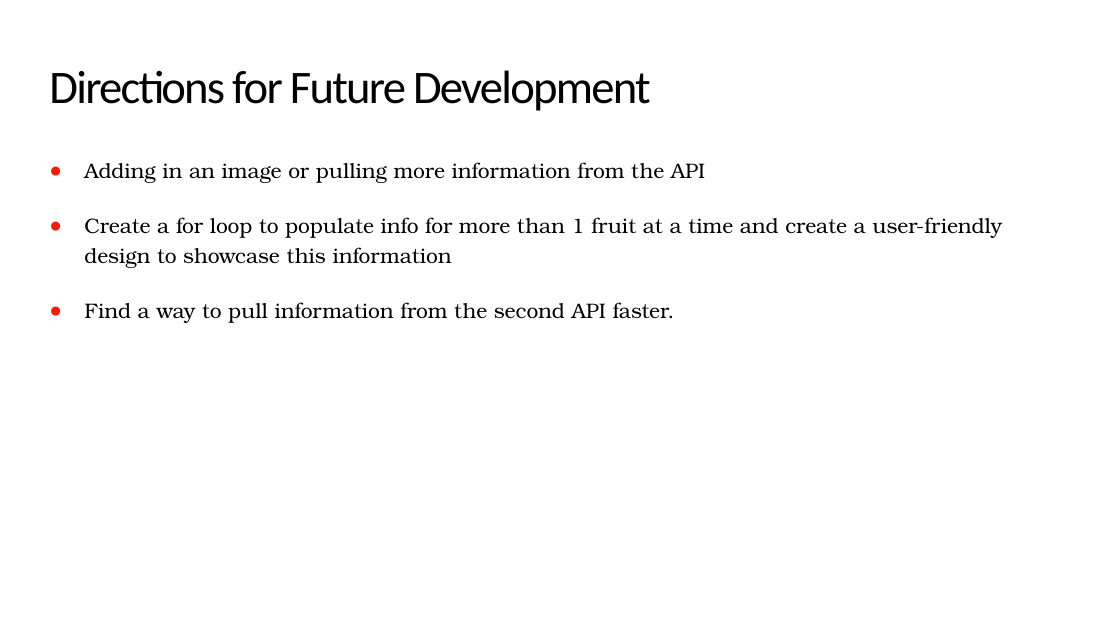
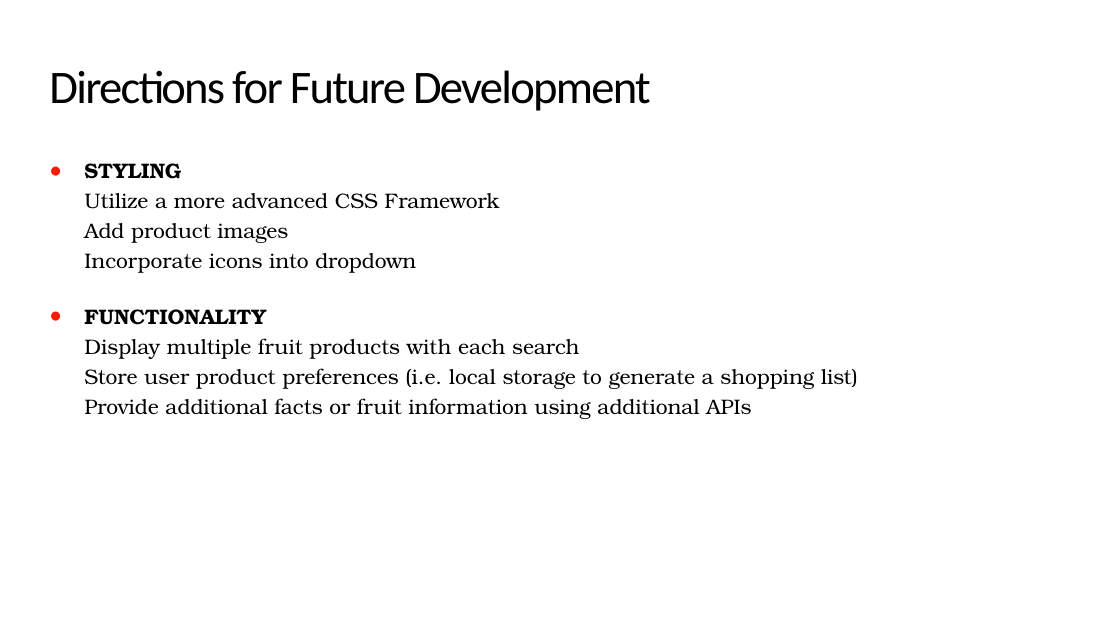
Before and after one commit to KatieThompson704/play-with-your-food, a slide deck: slide 8 of find-my-fruit_project1_HunterKatie.pptx. Drawn at 1120x630 pixels with LibreOffice and Linux fonts; fonts in the diff are those of the drawing. Boxes give left, top, right and bottom in pixels: in the first picture for what was removed or moved away, otherwise in the second. Text is boxed around its words. In the diff, an @@ line names an element or a change of style, - is before the commit and + after.

Commit message:
finalized challenge, success, and future slides

```diff
--- a/find-my-fruit_project1_HunterKatie.pptx
+++ b/find-my-fruit_project1_HunterKatie.pptx
@@ text at <box>84,163,858,419</box>: text changed @@
-● Adding in an image or pulling more information from the API
-● Create a for loop to populate info for more than 1 fruit at a time and create a user-friendly design to showcase this information
-● Find a way to pull information from the second API faster.
+● STYLING
+  Utilize a more advanced CSS Framework
+  Add product images
+  Incorporate icons into dropdown
+● FUNCTIONALITY
+  Display multiple fruit products with each search
+  Store user product preferences (i.e. local storage to generate a shopping list)
+  Provide additional facts or fruit information using additional APIs
```
Also in this commit, not shown: 2 other slides changed.
